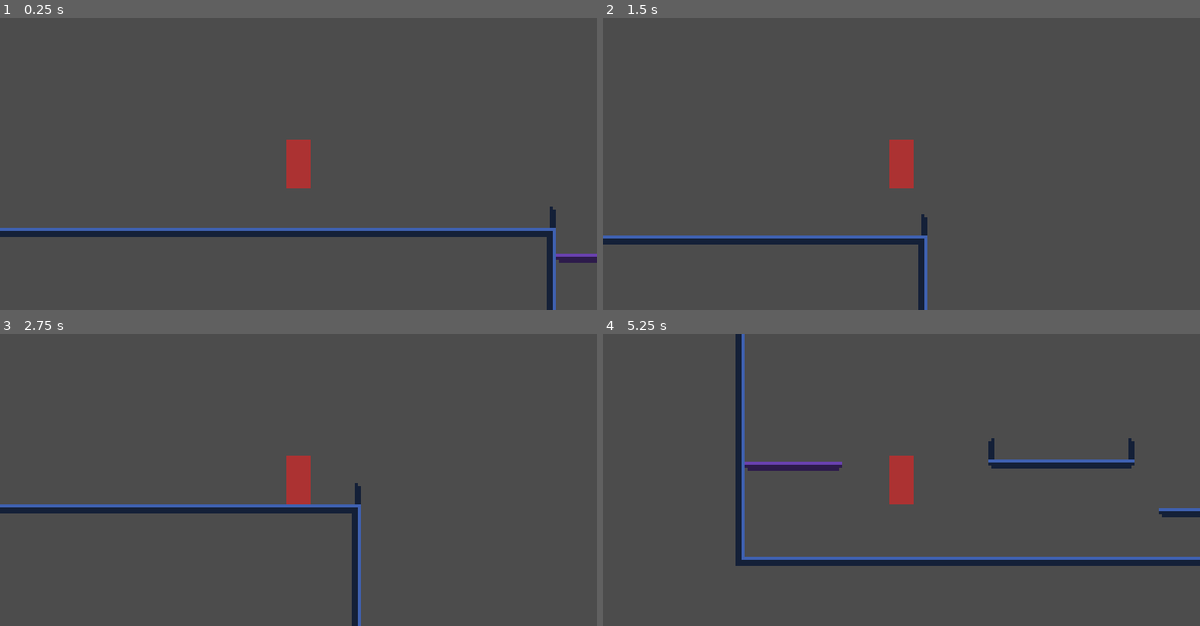
Above: before the commit, frames 1-4 (two rows, left to right).
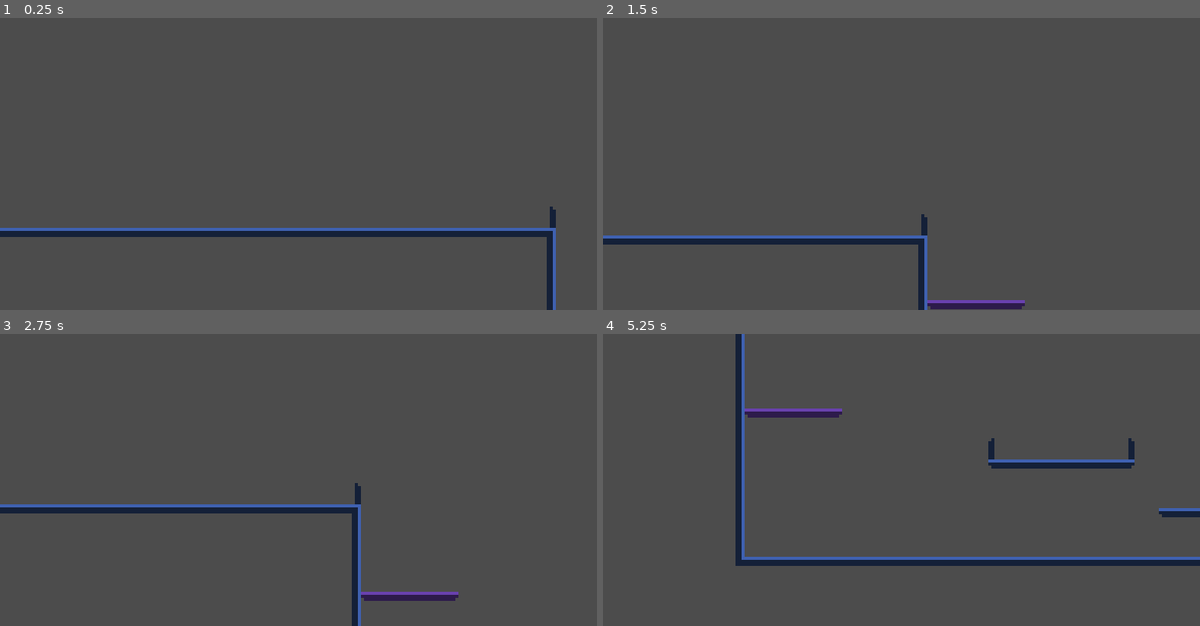
Above: after the commit, the same moments.

Repository: ChaosWitchNikol/this-unnamed-sci-fi-metroidvania
Game: Godot game, scene res://Main.tscn
The game is run twice, just before and just after one commit, with the same random seed, the same clock (stepped at 60 frames per second) and the same inputs.
Inputs:
- Up to frame 1 (0.25 s): no input
- Up to frame 2 (1.5 s): hold Right (ui_right) from 0.53 s (still down); tap Space (ui_select) at 0.77 s
- Up to frame 3 (2.75 s): tap Space (ui_select) at 1.52 s; release Right (ui_right) at 2.03 s; hold Left (ui_left) from 2.03 s (still down)
- Up to frame 4 (5.25 s): release Left (ui_left) at 2.78 s; hold Right (ui_right) 2.78-4.28 s; tap Space (ui_select) at 3.02, 3.77, 4.52 s; hold Left (ui_left) 4.28-5.03 s; hold Right (ui_right) from 5.03 s (still down)

The runs differ from the first frame. In frame 1, 0.9% of the frame differs, in the area x 47-100%, y 41-84%; in frame 2, 1.2%; in frame 3, 1.2%; in frame 4, 1.7%, in the area x 23-53%, y 25-59%.

Commit message:
platform priority now in descending order

Diff:
--- a/src/@EditorTools/EdiTools.gd
+++ b/src/@EditorTools/EdiTools.gd
@@ -9,7 +9,7 @@
 
 class OrderPrioritySorterer:
 	static func sort(a, b):
-		return a.order_priority < b.order_priority
+		return a.order_priority > b.order_priority
 static func sort_node_by_order_priority(nodes : Array) -> Array:
 	nodes.sort_custom(OrderPrioritySorterer, "sort")
 	return nodes
--- a/src/@EditorTools/scenes/MovingPlatformContainer.tscn
+++ b/src/@EditorTools/scenes/MovingPlatformContainer.tscn
@@ -8,5 +8,4 @@
 color = Color( 1, 1, 1, 1 )
 
 [node name="InvisibleSpriteMask" parent="." instance=ExtResource( 2 )]
-position = Vector2( 9.53674e-07, 4 )
-scale = Vector2( 4, 5 )
+scale = Vector2( 4, 4 )
--- a/src/@EditorTools/scripts/MovingPlatformContainer.gd
+++ b/src/@EditorTools/scripts/MovingPlatformContainer.gd
@@ -72,7 +72,40 @@
 func _draw() -> void:
 	if not Engine.editor_hint:
 		return
-	draw_rect(Rect2(-16, -16, 32 , 32), color, false)
+
+	var sc : Sprite = get_node("InvisibleSpriteMask").scale
+
+	var col : Color = color
+	col.a = 0.6
+
+	var half = Const.TILE_HALF_SIZE
+	var size = Const.TILE_SIZE
+
+	var top_left := Vector2(-sc.x * half, -sc.y * half)
+	var top_right := Vector2(sc.x * half, -sc.y * half)
+	var bot_left := Vector2(-sc.x * half, sc.y * half)
+	var bot_right := Vector2(sc.x * half, sc.y * half)
+
+	var horizontal := Vector2(size, 0)
+	var vertical := Vector2(0, size)
+
+	#	left top corner
+	draw_line(top_left, top_left + horizontal, col, 1.001)
+	draw_line(top_left, top_left + vertical, col, 1.001)
+
+	#	right top corner
+	draw_line(top_right, top_right - horizontal, col, 1.001)
+	draw_line(top_right, top_right + vertical, col, 1.001)
+
+	#	left bottom corner
+	draw_line(bot_left, bot_left + horizontal, col, 1.001)
+	draw_line(bot_left, bot_left - vertical, col, 1.001)
+
+	#	right bottom corner
+	draw_line(bot_right, bot_right - horizontal, col, 1.001)
+	draw_line(bot_right, bot_right - vertical, col, 1.001)
+
+
 
 
 
--- a/src/Main.tscn
+++ b/src/Main.tscn
@@ -15,6 +15,7 @@
 
 [node name="Player" parent="." instance=ExtResource( 2 )]
 editor/display_folded = true
+visible = false
 position = Vector2( 123.534, 92.5509 )
 ALLOWED_JUMPS = 2
 NEXT_JUMP_DELAY = 200
@@ -25,11 +26,13 @@
 [node name="platforms" type="Node" parent="."]
 
 [node name="MovingPlatformContainer" parent="platforms" instance=ExtResource( 3 )]
-position = Vector2( 224, 120 )
+position = Vector2( 248, 152 )
 width = 4
+color = Color( 1, 0.560784, 0, 1 )
 
 [node name="MovingPlatformPoint" parent="platforms/MovingPlatformContainer" instance=ExtResource( 4 )]
+position = Vector2( -24, -32 )
 
 [node name="MovingPlatformPoint2" parent="platforms/MovingPlatformContainer" instance=ExtResource( 4 )]
-position = Vector2( 0, 80 )
-order_priority = 1
+position = Vector2( -24, 48 )
+order_priority = 2
